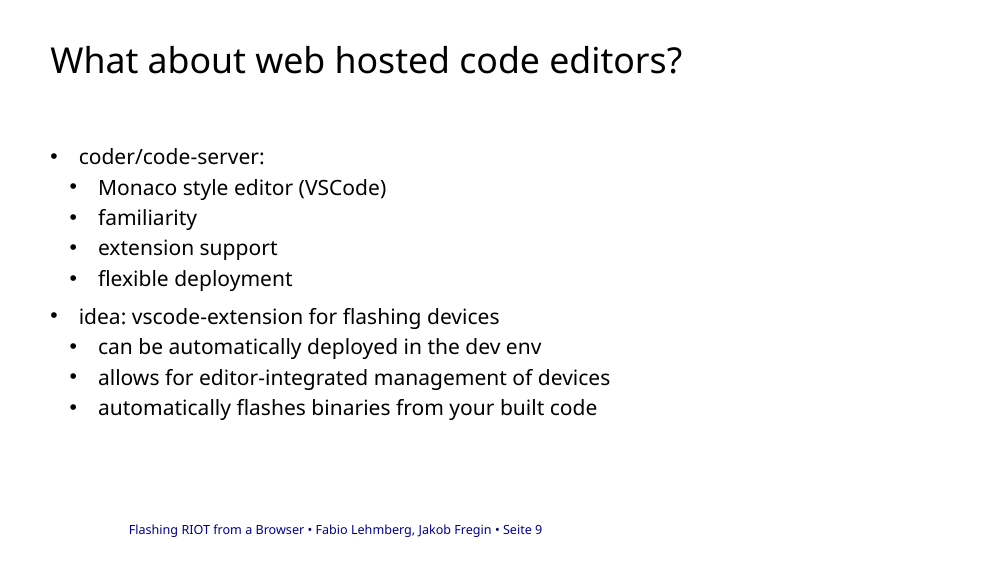
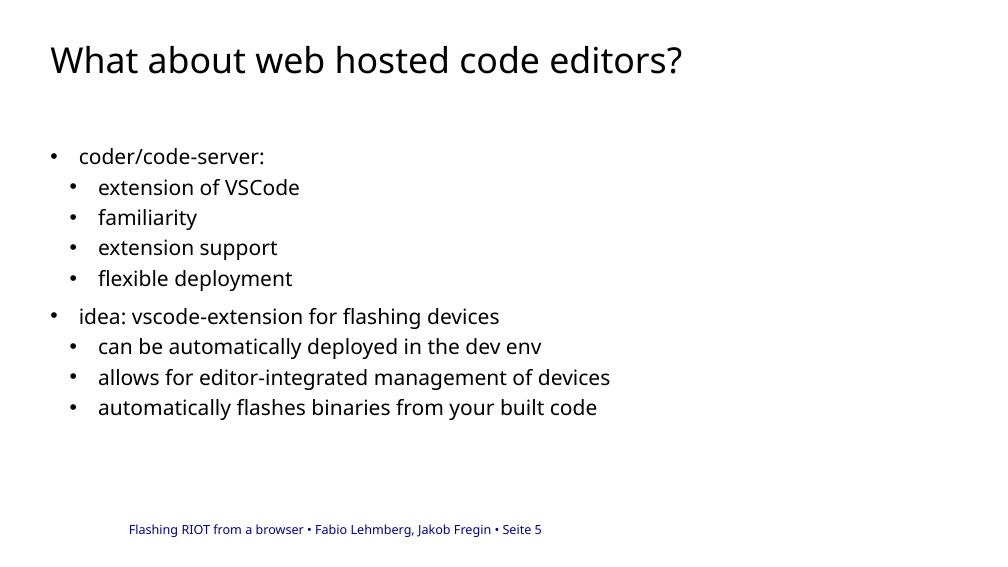
Before and after one commit to cheater78/RIOT-WebEditor, a slide deck: slide 5 of docs/project-log/RIoTPresentation.pptx (slide 9 before the commit). Drawn at 1008x567 pixels with LibreOffice and Linux fonts; fonts in the diff are those of the drawing; background and template pictures are left out. Boxes give left, top, right and bottom in pixels: in the first picture for what was removed or moved away, otherwise in the second. Text is boxed around its words. In the diff, an @@ line names an element or a change of style, - is before the commit and + after.

```diff
--- a/docs/project-log/RIoTPresentation.pptx
+++ b/docs/project-log/RIoTPresentation.pptx
@@ text at box(98, 179, 300, 196): text changed @@
-    • Monaco style editor (VSCode)
+    • extension of VSCode
@@ text at box(129, 524, 542, 537): text changed @@
-Flashing RIOT from a Browser • Fabio Lehmberg, Jakob Fregin • Seite 9
+Flashing RIOT from a browser • Fabio Lehmberg, Jakob Fregin • Seite 5
```
Also in this commit, not shown: 7 other slides changed, 1 slide added, 9 slides removed, 1 other file.
